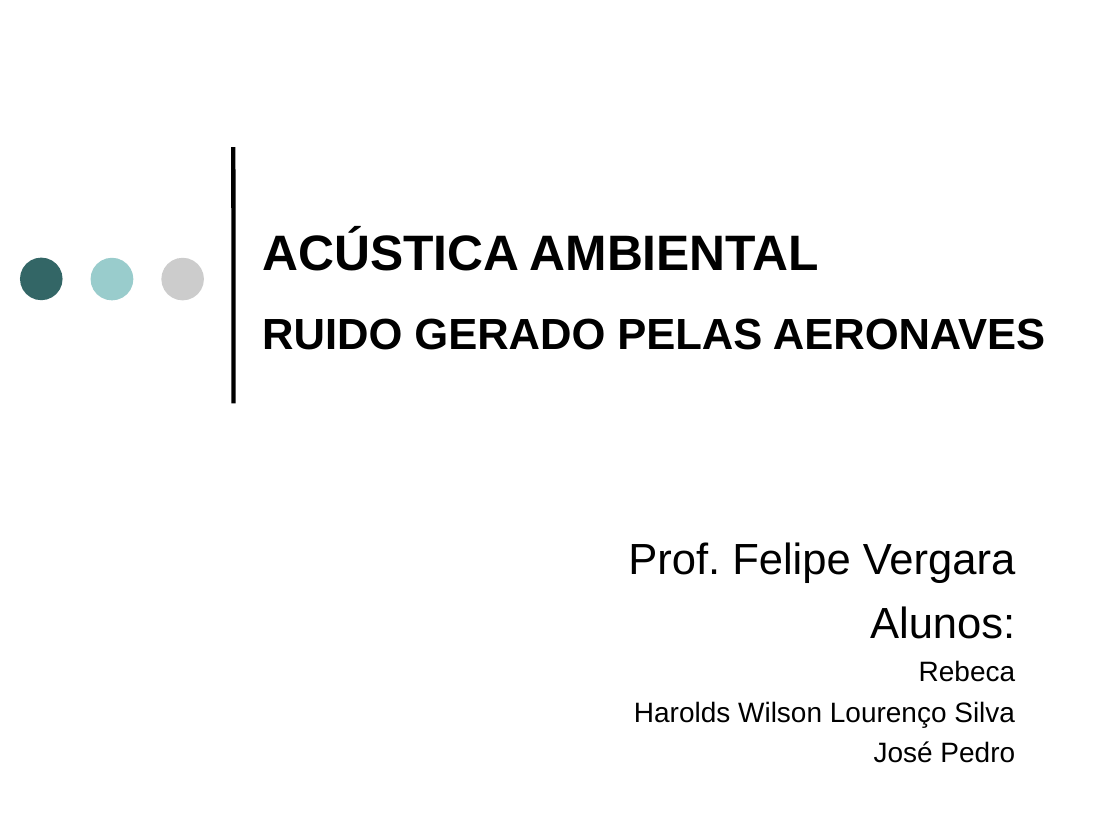
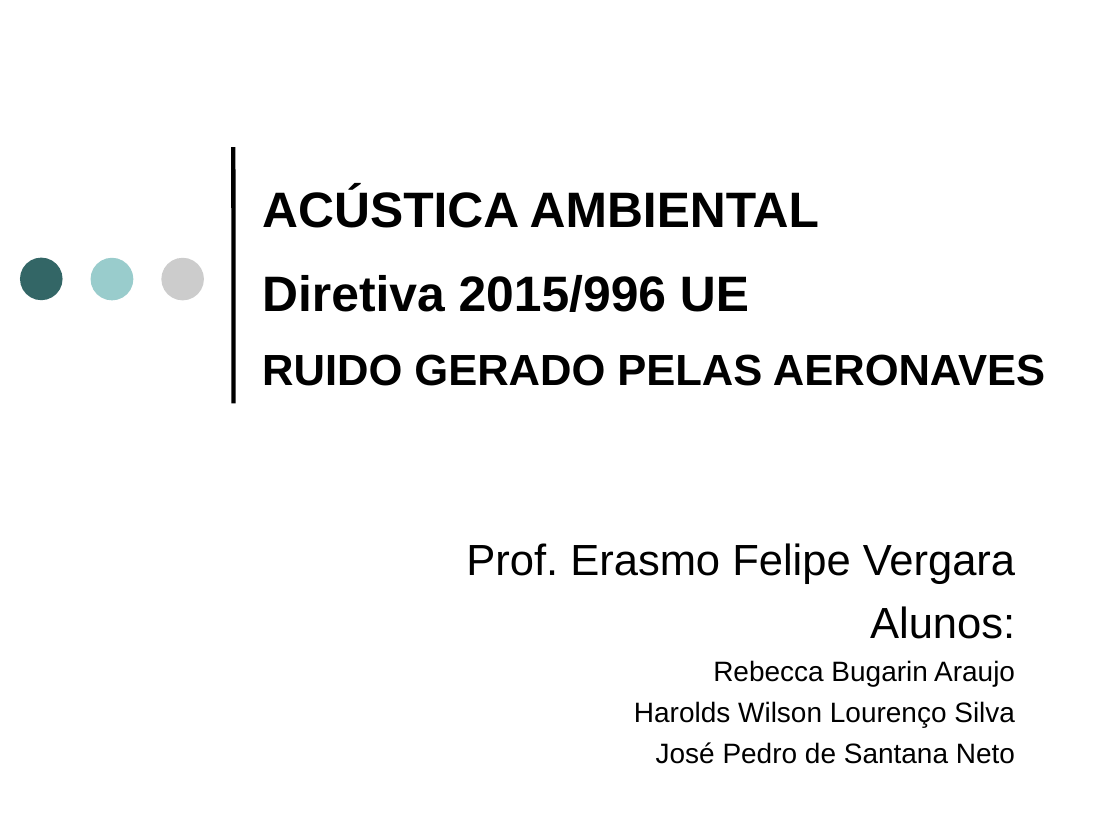
Before and after one commit to josepedro/Aircraft_Noise_Study, a slide deck: slide 1 of aircraft_noise_slides.ppt. Drawn at 1120x840 pixels with LibreOffice and Linux fonts; fonts in the diff are those of the drawing. Boxes give left, top, right and bottom in pixels: in the first picture for what was removed or moved away, otherwise in the second. Text is boxed around its words. In the diff, an @@ line names an element or a change of style, - is before the commit and + after.

Commit message:
adding slide

```diff
--- a/aircraft_noise_slides.ppt
+++ b/aircraft_noise_slides.ppt
@@ text at [262, 188, 1045, 386]: text changed; size 28 to 32 pt @@
-ACÚSTICA AMBIENTAL
-RUIDO GERADO PELAS AERONAVES
+ACÚSTICA AMBIENTAL
+Diretiva 2015/996 UE
+RUIDO GERADO PELAS AERONAVES
@@ text at [466, 543, 1015, 584]: text changed @@
-Prof. Felipe Vergara
+Prof. Erasmo Felipe Vergara
@@ text at [713, 660, 1015, 687]: text changed @@
-Rebeca
+Rebecca Bugarin Araujo
@@ text at [656, 742, 1015, 764]: text changed @@
-José Pedro
+José Pedro de Santana Neto
```
Also in this commit, not shown: 15 other slides changed, 2 slides added, 2 slides removed.
